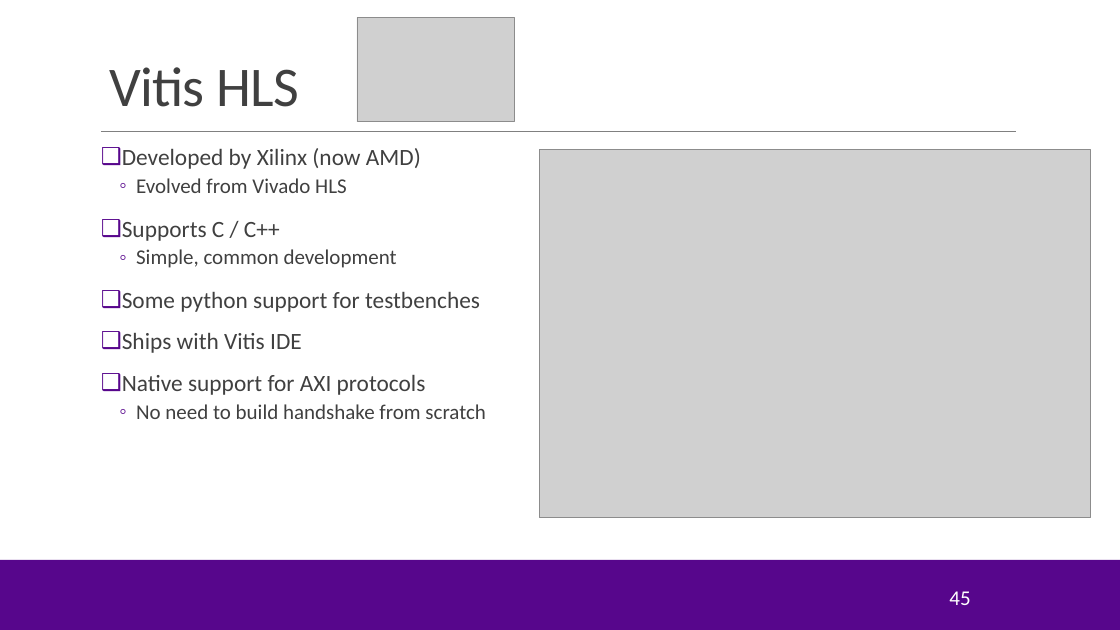
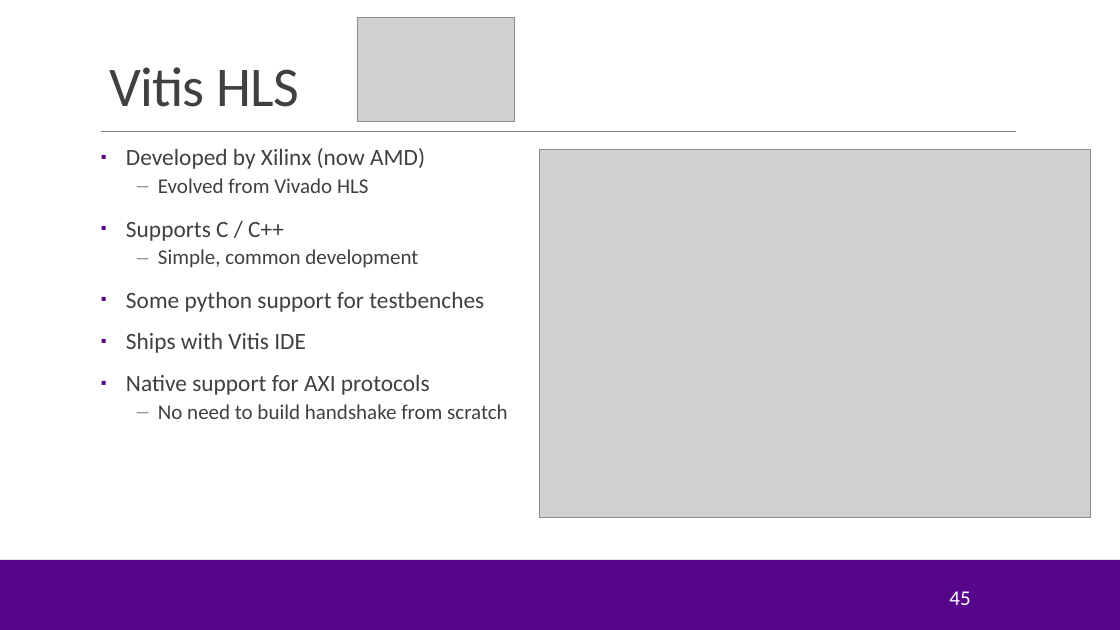
Before and after one commit to sdrangan/hwdesign, a slide deck: slide 45 of units/unit04_procif/procif.pptx. Drawn at 1120x630 pixels with LibreOffice and Linux fonts; fonts in the diff are those of the drawing; grey boxes stand for pictures; background and template pictures are left out. Boxes give left, top, right and bottom in pixels: in the first picture for what was removed or moved away, otherwise in the second. Text is boxed around its words. In the diff, an @@ line names an element or a change of style, - is before the commit and + after.

```diff
--- a/units/unit04_procif/procif.pptx
+++ b/units/unit04_procif/procif.pptx
@@ text "Developed by Xilinx (now AMD)" at (126, 148, 508, 419): bullet ❑ to ▪; bullet ◦ to –; bullet colour #57068C to #999999 @@
```
Also in this commit, not shown: 6 other slides changed, 5 slides added, 13 slides removed, 3 other files.
